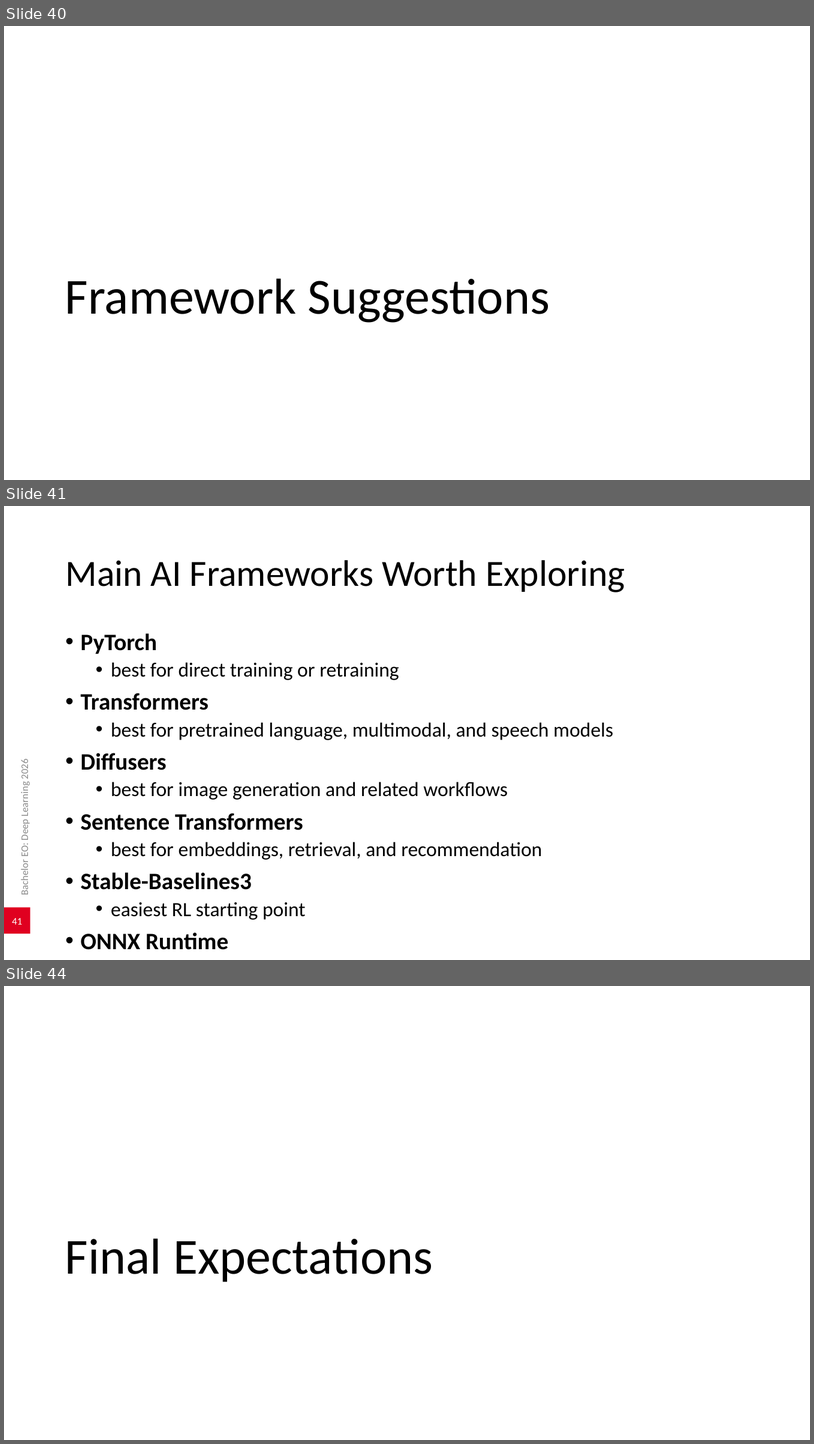
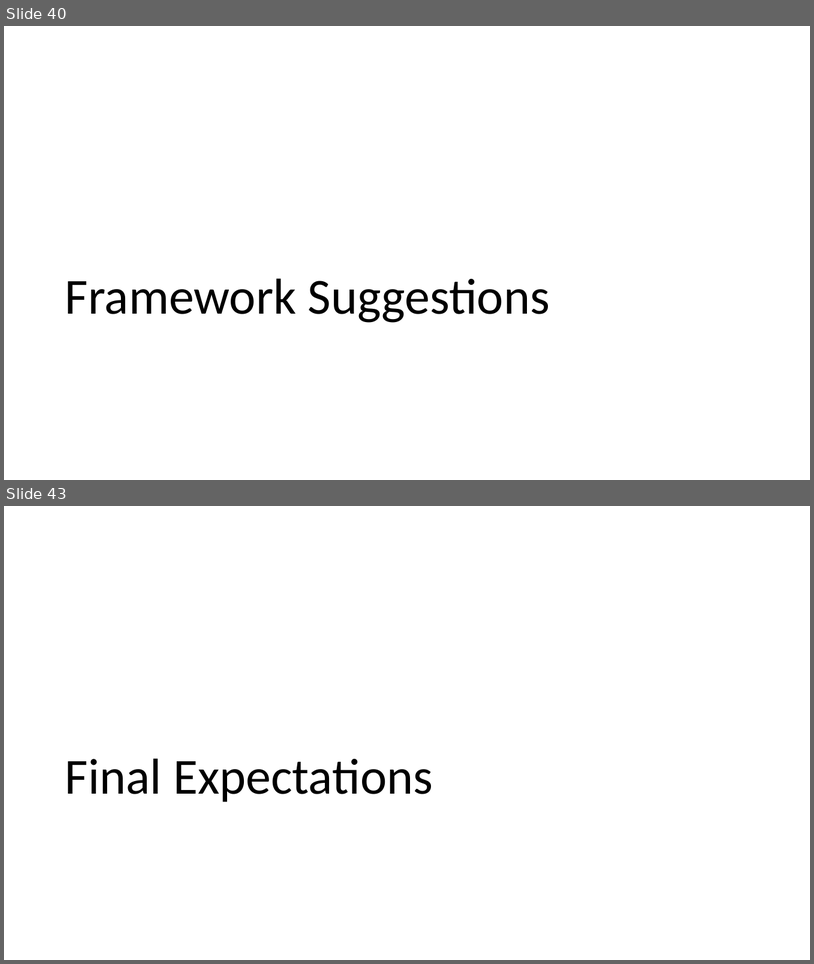
Before and after one commit to AlexanderDhoore/deep-learning-2026, a slide deck: slides/deep-learning-project-directions.pptx. Shown one above the other, each under a label of ours: slides 40, 41 and 44 before the commit, slides 40 and 43 after it; the slides between them are not shown. The pictures are 814x1444 and 814x964 pixels, drawn with LibreOffice and Linux fonts; fonts in the diff are those of the drawing; background and template pictures are left out. Boxes give left, top, right and bottom in pixels: in the first picture for what was removed or moved away, otherwise in the second. Text is boxed around its words. In the diff, an @@ line names an element or a change of style, - is before the commit and + after.

```diff
--- a/slides/deep-learning-project-directions.pptx
+++ b/slides/deep-learning-project-directions.pptx
@@ slide 41 removed at (4,506,810,960), background #FFFFFF @@
@@ title removed at (65,560,625,592) @@
-Main AI Frameworks Worth Exploring
@@ text removed at (81,633,614,949) @@
-• PyTorch
-  • best for direct training or retraining
-• Transformers
-  • best for pretrained language, multimodal, and speech models
-• Diffusers
-  • best for image generation and related workflows
-• Sentence Transformers
-  • best for embeddings, retrieval, and recommendation
-• Stable-Baselines3
-  • easiest RL starting point
-• ONNX Runtime
-  • strong deployment path
@@ text removed at (18,760,30,894) @@
-Bachelor EO: Deep Learning 2026
@@ page number removed at (4,907,30,933) @@
-41
@@ what was slide 44 is now slide 43 @@
```
Also in this commit, not shown: 1 slide changed, 3 slides added, 1 other slide removed, 3 other files.
